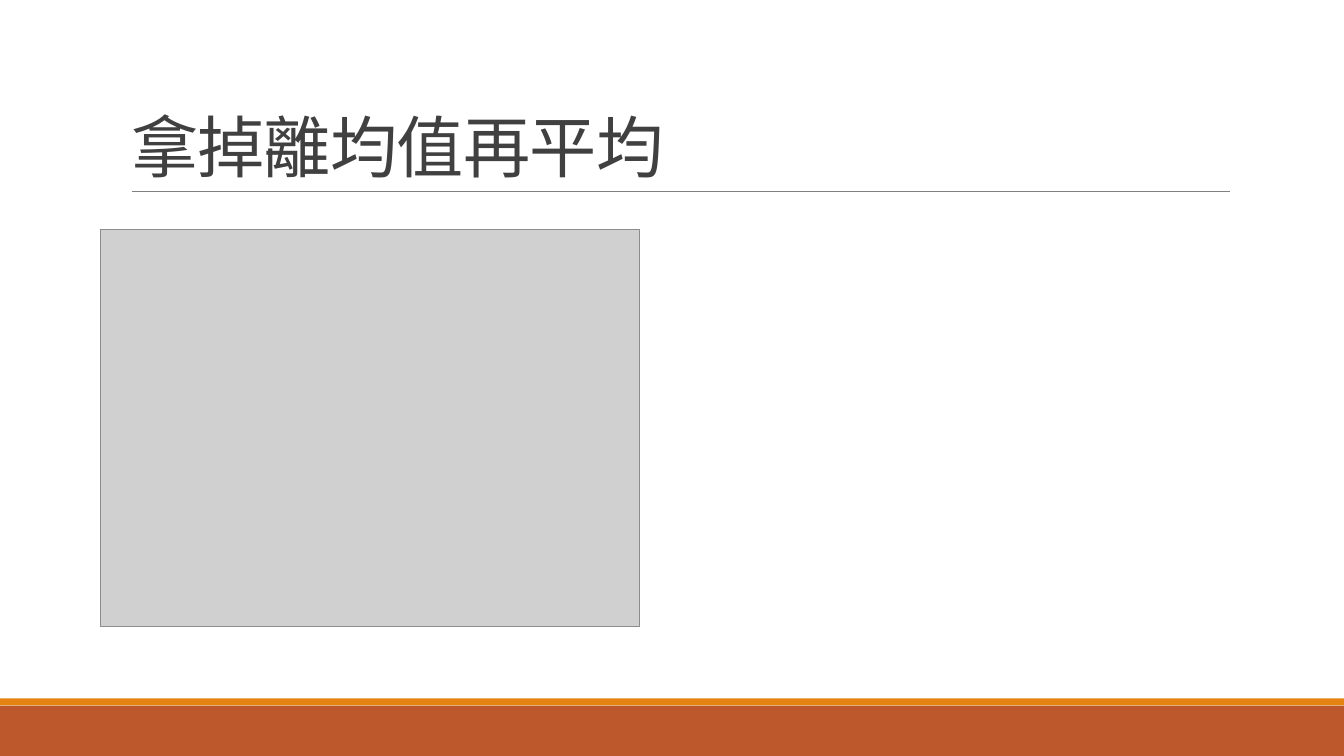
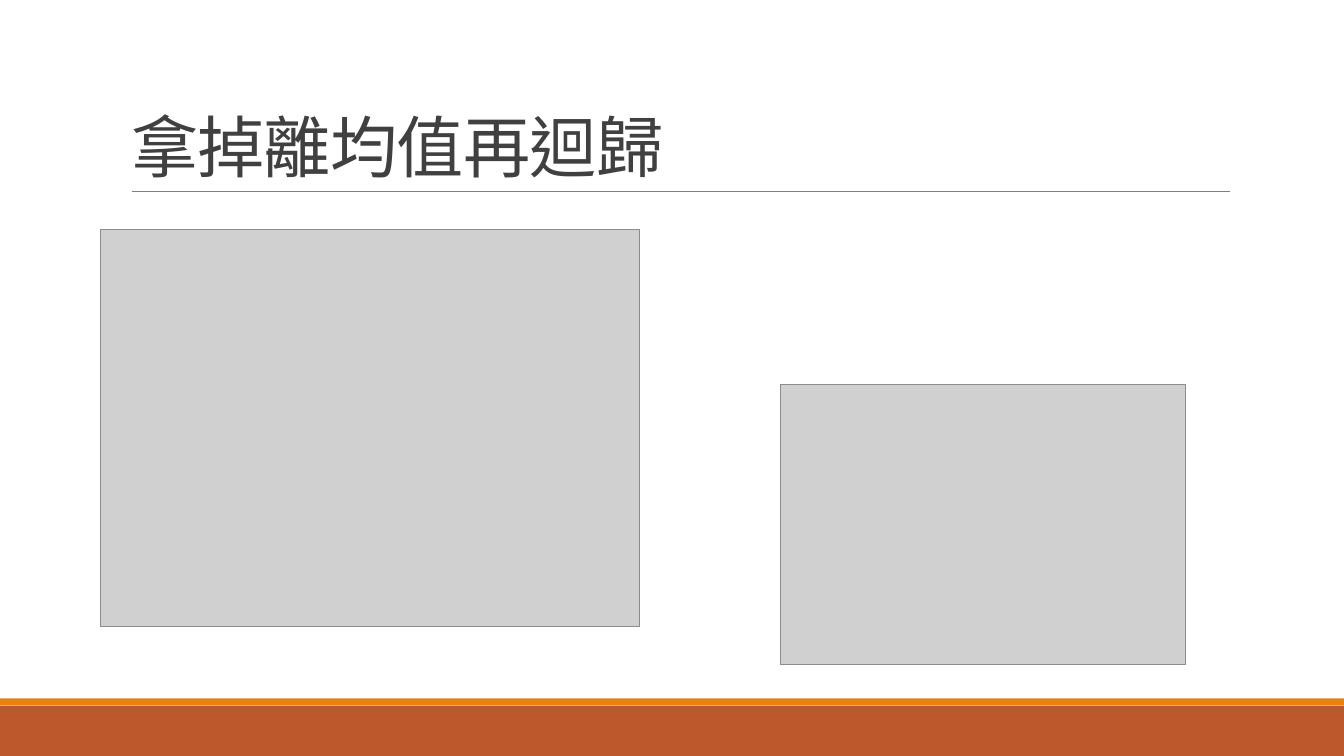
Before and after one commit to r889165/BackUpReference, a slide deck: slide 3 of @meeting(大筆資料)/Experiment_敲擊(振幅檢定)/G參數檢定.pptx. Drawn at 1344x756 pixels with LibreOffice and Linux fonts; fonts in the diff are those of the drawing; grey boxes stand for pictures. Boxes give left, top, right and bottom in pixels: in the first picture for what was removed or moved away, otherwise in the second. Text is boxed around its words. In the diff, an @@ line names an element or a change of style, - is before the commit and + after.

```diff
--- a/@meeting(大筆資料)/Experiment_敲擊(振幅檢定)/G參數檢定.pptx
+++ b/@meeting(大筆資料)/Experiment_敲擊(振幅檢定)/G參數檢定.pptx
@@ title at (x1=131, y1=114, x2=663, y2=178): text changed @@
-拿掉離均值再平均
+拿掉離均值再迴歸
@@ picture added at (x1=780, y1=384, x2=1186, y2=664) @@
```
Also in this commit, not shown: 1 other slide changed, 2 slides added, 4 other files.
